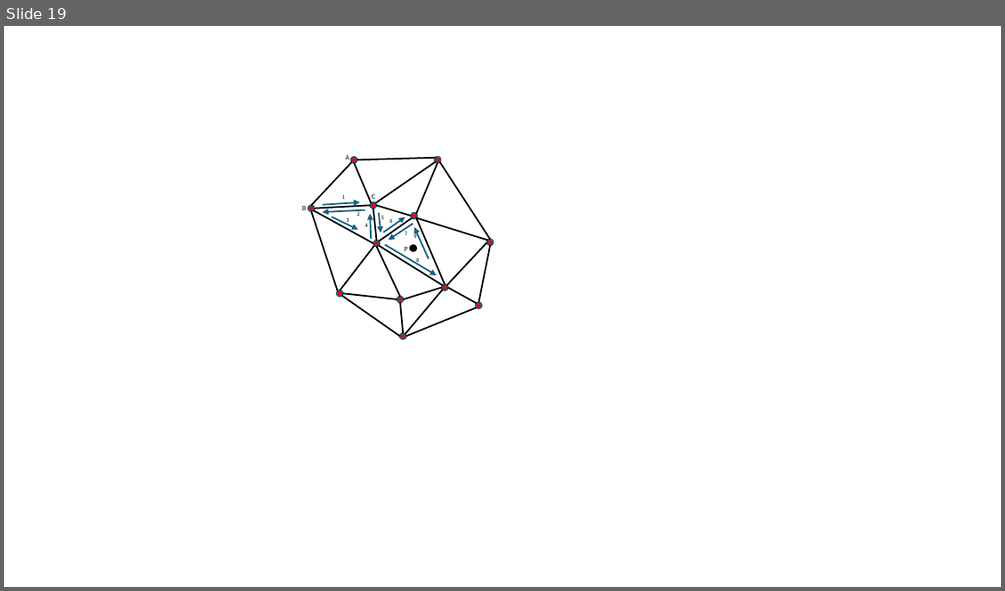
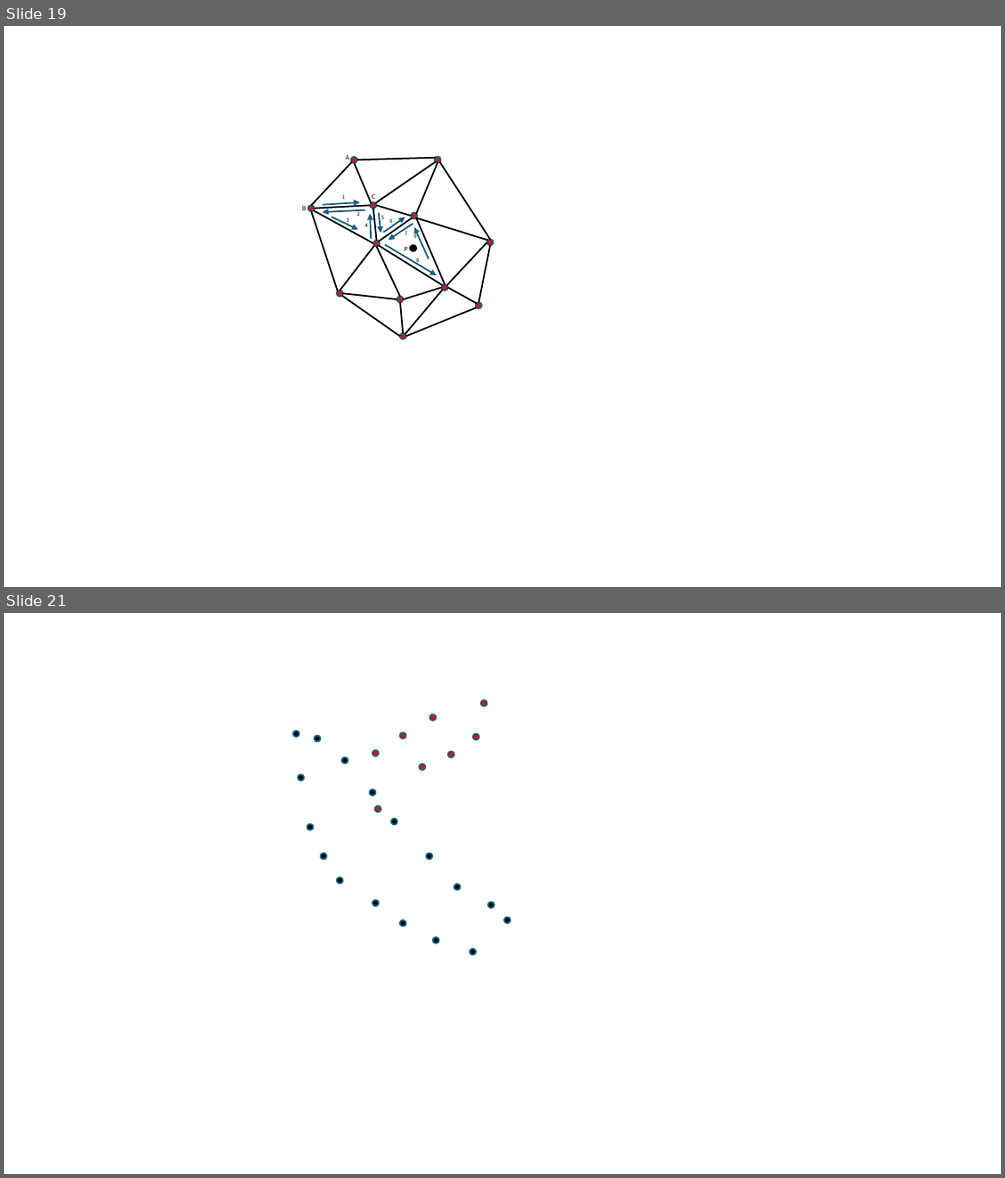
Before and after one commit to sonw7/tinConDelaunay, a slide deck: 演示文稿1.pptx. Shown one above the other, each under a label of ours: slide 19 before the commit, slides 19 and 21 after it; the slides between them are not shown. The pictures are 1005x591 and 1005x1178 pixels, drawn with LibreOffice and Linux fonts; fonts in the diff are those of the drawing. Boxes give left, top, right and bottom in pixels: in the first picture for what was removed or moved away, otherwise in the second. Text is boxed around its words. In the diff, an @@ line names an element or a change of style, - is before the commit and + after.

```diff
--- a/演示文稿1.pptx
+++ b/演示文稿1.pptx
@@ slide 21 added at <box>4,613,1001,1174</box>, background #FFFFFF @@
@@ ellipse added at <box>430,714,437,721</box>, fill #FF0000, outline #156082 1.5 pt @@
@@ ellipse added at <box>481,700,487,706</box>, fill #FF0000, outline #156082 1.5 pt @@
@@ ellipse added at <box>293,730,299,737</box>, fill #000000, outline #156082 1.5 pt @@
@@ ellipse added at <box>315,736,320,742</box>, fill #000000, outline #156082 1.5 pt @@
@@ ellipse added at <box>400,732,406,738</box>, fill #FF0000, outline #156082 1.5 pt @@
@@ ellipse added at <box>473,733,479,739</box>, fill #FF0000, outline #156082 1.5 pt @@
@@ ellipse added at <box>342,757,348,763</box>, fill #000000, outline #156082 1.5 pt @@
@@ ellipse added at <box>372,750,379,755</box>, fill #FF0000, outline #156082 1.5 pt @@
@@ ellipse added at <box>419,764,425,770</box>, fill #FF0000, outline #156082 1.5 pt @@
@@ ellipse added at <box>448,751,454,757</box>, fill #FF0000, outline #156082 1.5 pt @@
@@ ellipse added at <box>298,774,304,780</box>, fill #000000, outline #156082 1.5 pt @@
@@ ellipse added at <box>370,789,376,795</box>, fill #000000, outline #156082 1.5 pt @@
@@ ellipse added at <box>307,824,313,830</box>, fill #000000, outline #156082 1.5 pt @@
@@ ellipse added at <box>375,806,380,811</box>, fill #FF0000, outline #156082 1.5 pt @@
@@ ellipse added at <box>391,819,397,825</box>, fill #000000, outline #156082 1.5 pt @@
@@ ellipse added at <box>320,853,326,859</box>, fill #000000, outline #156082 1.5 pt @@
@@ ellipse added at <box>337,877,343,884</box>, fill #000000, outline #156082 1.5 pt @@
@@ ellipse added at <box>427,853,432,859</box>, fill #000000, outline #156082 1.5 pt @@
@@ ellipse added at <box>372,900,379,906</box>, fill #000000, outline #156082 1.5 pt @@
@@ ellipse added at <box>454,884,461,890</box>, fill #000000, outline #156082 1.5 pt @@
@@ ellipse added at <box>488,901,494,908</box>, fill #000000, outline #156082 1.5 pt @@
@@ ellipse added at <box>400,920,406,926</box>, fill #000000, outline #156082 1.5 pt @@
@@ ellipse added at <box>504,917,510,924</box>, fill #000000, outline #156082 1.5 pt @@
@@ ellipse added at <box>433,937,439,943</box>, fill #000000, outline #156082 1.5 pt @@
@@ ellipse added at <box>469,949,476,955</box>, fill #000000, outline #156082 1.5 pt @@
```
Also in this commit, not shown: 1 slide changed, 6 other slides added, 9 other files.
